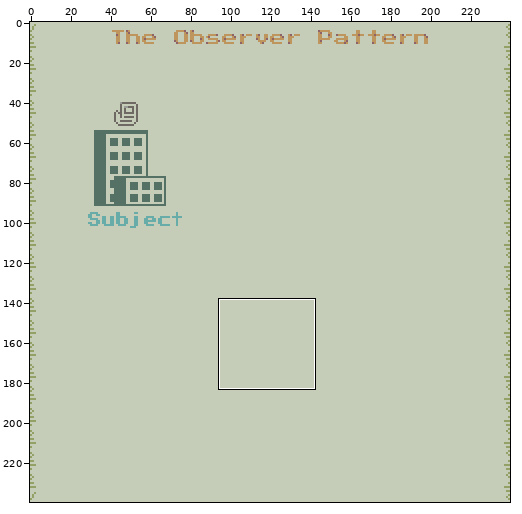
Edited in one commit: pixel-art file (design-patterns/observer.aseprite). Above: a wide view before the commit, with the close-up outlined.
Close-up. The starting point:
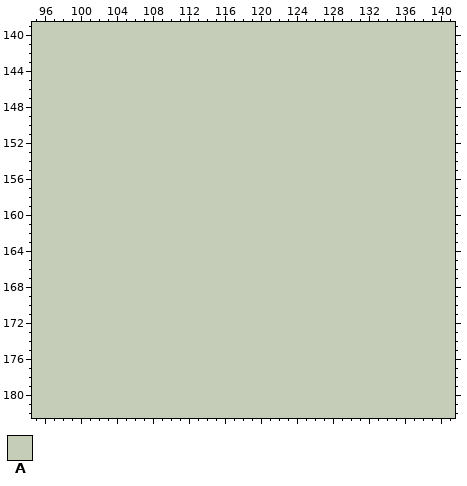
240x240 pixels, 1 frame. Shown: x 95..141, y 139..182. The commit also changed other parts of the picture, which this record leaves out.
Visible layers, top first: "Title", "Subject", "Background".
Palette (. is transparent): A #c5ccb8
Pixels before, first column x 95:
139 AAAAAAAAAAAAAAAAAAAAAAAAAAAAAAAAAAAAAAAAAAAAAAA
140 AAAAAAAAAAAAAAAAAAAAAAAAAAAAAAAAAAAAAAAAAAAAAAA
141 AAAAAAAAAAAAAAAAAAAAAAAAAAAAAAAAAAAAAAAAAAAAAAA
142 AAAAAAAAAAAAAAAAAAAAAAAAAAAAAAAAAAAAAAAAAAAAAAA
143 AAAAAAAAAAAAAAAAAAAAAAAAAAAAAAAAAAAAAAAAAAAAAAA
144 AAAAAAAAAAAAAAAAAAAAAAAAAAAAAAAAAAAAAAAAAAAAAAA
145 AAAAAAAAAAAAAAAAAAAAAAAAAAAAAAAAAAAAAAAAAAAAAAA
146 AAAAAAAAAAAAAAAAAAAAAAAAAAAAAAAAAAAAAAAAAAAAAAA
147 AAAAAAAAAAAAAAAAAAAAAAAAAAAAAAAAAAAAAAAAAAAAAAA
148 AAAAAAAAAAAAAAAAAAAAAAAAAAAAAAAAAAAAAAAAAAAAAAA
149 AAAAAAAAAAAAAAAAAAAAAAAAAAAAAAAAAAAAAAAAAAAAAAA
150 AAAAAAAAAAAAAAAAAAAAAAAAAAAAAAAAAAAAAAAAAAAAAAA
151 AAAAAAAAAAAAAAAAAAAAAAAAAAAAAAAAAAAAAAAAAAAAAAA
152 AAAAAAAAAAAAAAAAAAAAAAAAAAAAAAAAAAAAAAAAAAAAAAA
153 AAAAAAAAAAAAAAAAAAAAAAAAAAAAAAAAAAAAAAAAAAAAAAA
154 AAAAAAAAAAAAAAAAAAAAAAAAAAAAAAAAAAAAAAAAAAAAAAA
155 AAAAAAAAAAAAAAAAAAAAAAAAAAAAAAAAAAAAAAAAAAAAAAA
156 AAAAAAAAAAAAAAAAAAAAAAAAAAAAAAAAAAAAAAAAAAAAAAA
157 AAAAAAAAAAAAAAAAAAAAAAAAAAAAAAAAAAAAAAAAAAAAAAA
158 AAAAAAAAAAAAAAAAAAAAAAAAAAAAAAAAAAAAAAAAAAAAAAA
159 AAAAAAAAAAAAAAAAAAAAAAAAAAAAAAAAAAAAAAAAAAAAAAA
160 AAAAAAAAAAAAAAAAAAAAAAAAAAAAAAAAAAAAAAAAAAAAAAA
161 AAAAAAAAAAAAAAAAAAAAAAAAAAAAAAAAAAAAAAAAAAAAAAA
162 AAAAAAAAAAAAAAAAAAAAAAAAAAAAAAAAAAAAAAAAAAAAAAA
163 AAAAAAAAAAAAAAAAAAAAAAAAAAAAAAAAAAAAAAAAAAAAAAA
164 AAAAAAAAAAAAAAAAAAAAAAAAAAAAAAAAAAAAAAAAAAAAAAA
165 AAAAAAAAAAAAAAAAAAAAAAAAAAAAAAAAAAAAAAAAAAAAAAA
166 AAAAAAAAAAAAAAAAAAAAAAAAAAAAAAAAAAAAAAAAAAAAAAA
167 AAAAAAAAAAAAAAAAAAAAAAAAAAAAAAAAAAAAAAAAAAAAAAA
168 AAAAAAAAAAAAAAAAAAAAAAAAAAAAAAAAAAAAAAAAAAAAAAA
169 AAAAAAAAAAAAAAAAAAAAAAAAAAAAAAAAAAAAAAAAAAAAAAA
170 AAAAAAAAAAAAAAAAAAAAAAAAAAAAAAAAAAAAAAAAAAAAAAA
171 AAAAAAAAAAAAAAAAAAAAAAAAAAAAAAAAAAAAAAAAAAAAAAA
172 AAAAAAAAAAAAAAAAAAAAAAAAAAAAAAAAAAAAAAAAAAAAAAA
173 AAAAAAAAAAAAAAAAAAAAAAAAAAAAAAAAAAAAAAAAAAAAAAA
174 AAAAAAAAAAAAAAAAAAAAAAAAAAAAAAAAAAAAAAAAAAAAAAA
175 AAAAAAAAAAAAAAAAAAAAAAAAAAAAAAAAAAAAAAAAAAAAAAA
176 AAAAAAAAAAAAAAAAAAAAAAAAAAAAAAAAAAAAAAAAAAAAAAA
177 AAAAAAAAAAAAAAAAAAAAAAAAAAAAAAAAAAAAAAAAAAAAAAA
178 AAAAAAAAAAAAAAAAAAAAAAAAAAAAAAAAAAAAAAAAAAAAAAA
179 AAAAAAAAAAAAAAAAAAAAAAAAAAAAAAAAAAAAAAAAAAAAAAA
180 AAAAAAAAAAAAAAAAAAAAAAAAAAAAAAAAAAAAAAAAAAAAAAA
181 AAAAAAAAAAAAAAAAAAAAAAAAAAAAAAAAAAAAAAAAAAAAAAA
182 AAAAAAAAAAAAAAAAAAAAAAAAAAAAAAAAAAAAAAAAAAAAAAA
After:
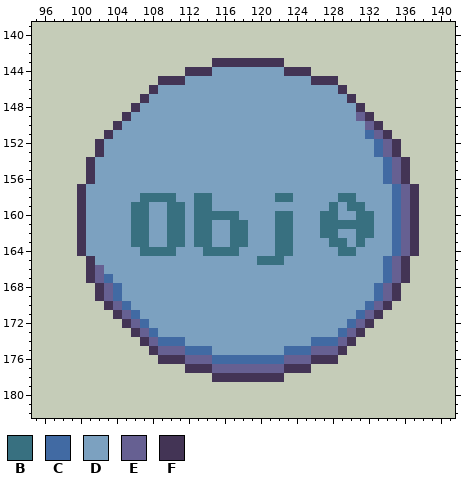
Colours new in this view: B #387080  C #416aa3  D #7ca1c0  E #666092  F #433455
Diff:
layer "Observers" added
Changed rows in their new state; - is an unchanged pixel.
Layer "Observers":
first column x 100:
143 ---------------FFFFFFFF---------------
144 ------------FFFDDDDDDDDFFF------------
145 ---------FFFDDDDDDDDDDDDDDFFF---------
146 --------FDDDDDDDDDDDDDDDDDDDDF--------
147 -------FDDDDDDDDDDDDDDDDDDDDDDF-------
148 ------FDDDDDDDDDDDDDDDDDDDDDDDDF------
149 -----FDDDDDDDDDDDDDDDDDDDDDDDDDEF-----
150 ----FDDDDDDDDDDDDDDDDDDDDDDDDDDDEF----
151 ---FDDDDDDDDDDDDDDDDDDDDDDDDDDDDCEF---
152 --FDDDDDDDDDDDDDDDDDDDDDDDDDDDDDDCEF--
153 --FDDDDDDDDDDDDDDDDDDDDDDDDDDDDDDCEF--
154 -FDDDDDDDDDDDDDDDDDDDDDDDDDDDDDDDDCEF-
155 -FDDDDDDDDDDDDDDDDDDDDDDDDDDDDDDDDCEF-
156 -FDDDDDDDDDDDDDDDDDDDDDDDDDDDDDDDDCEF-
157 FDDDDDDDDDDDDDDDDDDDDDDDDDDDDDDDDDDCEF
158 FDDDDDDBBBBDDBBDDDDDDDBBDDDDDBBDDDDCEF
159 FDDDDDBBDDBBDBBDDDDDDDDDDDDDBDBBDDDCEF
160 FDDDDDBBDDBBDBBBBBDDDDBBDDDBBDDBBDDCEF
161 FDDDDDBBDDBBDBBDDBBDDDBBDDDBBBBBBDDCEF
162 FDDDDDBBDDBBDBBDDBBDDDBBDDDBBDDBBDDCEF
163 FDDDDDBBDDBBDBBDDBBDDDBBDDDDBBDBDDDCEF
164 FDDDDDDBBBBDDDBBBBDDDDBBDDDDDBBDDDDCEF
165 -FDDDDDDDDDDDDDDDDDDBBBDDDDDDDDDDDCEF-
166 -FEDDDDDDDDDDDDDDDDDDDDDDDDDDDDDDDCEF-
167 -FECDDDDDDDDDDDDDDDDDDDDDDDDDDDDDDCEF-
168 --FECDDDDDDDDDDDDDDDDDDDDDDDDDDDDCEF--
169 --FECDDDDDDDDDDDDDDDDDDDDDDDDDDDDCEF--
170 ---FECDDDDDDDDDDDDDDDDDDDDDDDDDDCEF---
171 ----FECDDDDDDDDDDDDDDDDDDDDDDDDCEF----
172 -----FECDDDDDDDDDDDDDDDDDDDDDDCEF-----
173 ------FECDDDDDDDDDDDDDDDDDDDDCEF------
174 -------FECCCDDDDDDDDDDDDDDCCCEF-------
175 --------FEEECCCDDDDDDDDCCCEEEF--------
176 ---------FFFEEECCCCCCCCEEEFFF---------
177 ------------FFFEEEEEEEEFFF------------
178 ---------------FFFFFFFF---------------
Boxes around the changes in both close-ups, in picture pixels (x1, y1, x2, y2):
changed: (77, 58, 419, 382)
